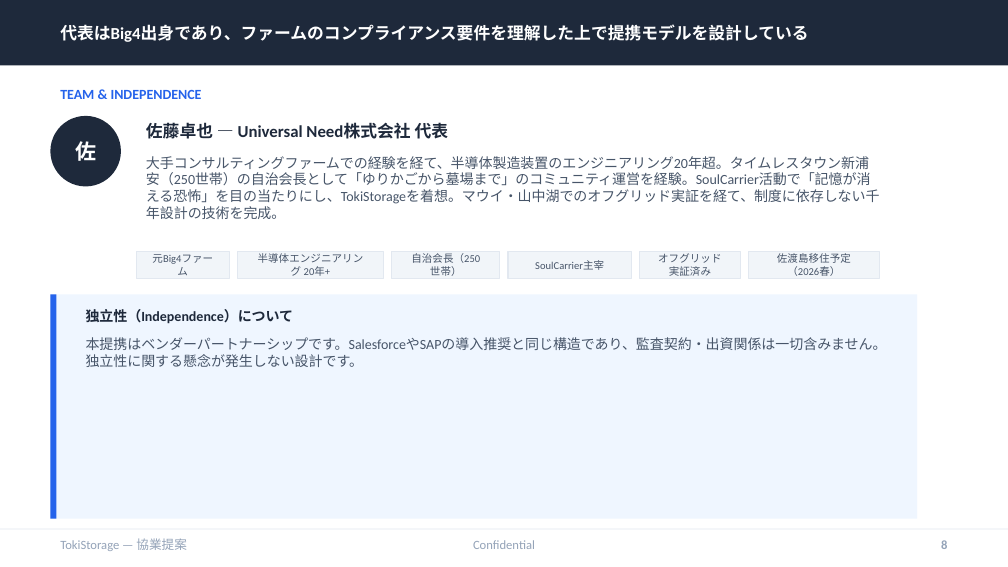
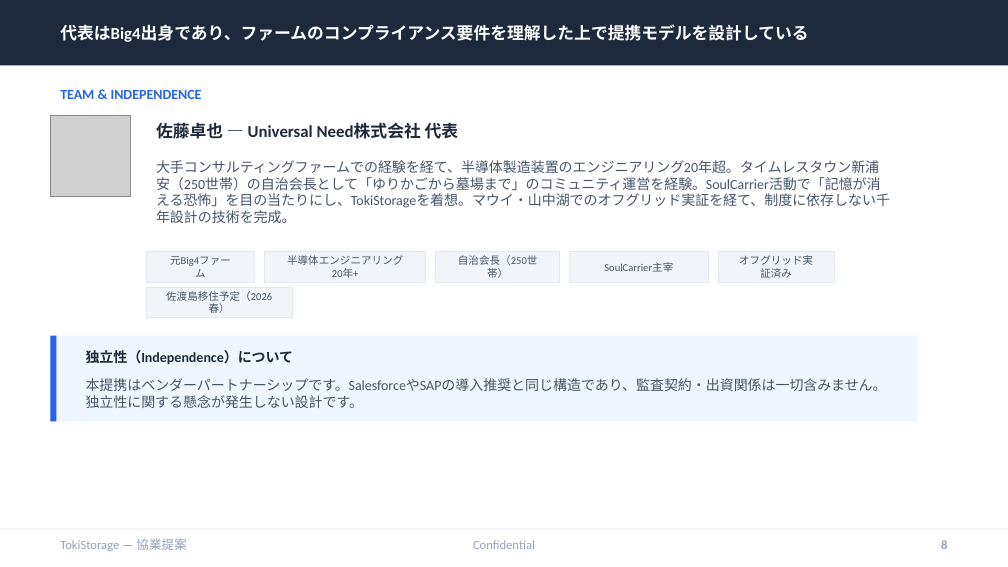
Before and after one commit to timeless-residents/pearlmemorial, a slide deck: slide 8 of toki/tokistorage-partnership-deck.pptx. Drawn at 1008x567 pixels with LibreOffice and Linux fonts; fonts in the diff are those of the drawing; grey boxes stand for pictures. Boxes give left, top, right and bottom in pixels: in the first picture for what was removed or moved away, otherwise in the second. Text is boxed around its words. In the diff, an @@ line names an element or a change of style, - is before the commit and + after.

```diff
--- a/toki/tokistorage-partnership-deck.pptx
+++ b/toki/tokistorage-partnership-deck.pptx
@@ ellipse removed at box(50, 116, 121, 186) @@
@@ picture added at box(50, 116, 131, 197) @@
@@ text "佐藤卓也 — Universal Need株式会社 代表": place and size @@
-text "佐藤卓也 — Universal Need株式会社 代表" at box(146, 122, 449, 139)
+text "佐藤卓也 — Universal Need株式会社 代表" at box(156, 122, 459, 139)
@@ text removed at box(75, 141, 96, 161) @@
-佐
@@ text "大手コンサルティングファームでの経験を経て、半導体製造装置のエンジニアリング20年超。タイムレスタウン新浦安（250世帯 ...": place and size @@
-text "大手コンサルティングファームでの経験を経て、半導体製造装置のエンジニアリング20年超。タイムレスタウン新浦安（250世帯 ..." at box(146, 156, 880, 219)
+text "大手コンサルティングファームでの経験を経て、半導体製造装置のエンジニアリング20年超。タイムレスタウン新浦安（250世帯 ..." at box(156, 160, 890, 223)
@@ rectangle: place and size @@
-rectangle at box(136, 252, 229, 278)
+rectangle at box(146, 252, 254, 282)
@@ text "元Big4ファーム": place and size @@
-text "元Big4ファーム" at box(152, 254, 213, 264)
+text "元Big4ファーム" at box(170, 256, 231, 266)
@@ rectangle: place and size @@
-rectangle at box(237, 252, 383, 278)
+rectangle at box(264, 252, 425, 282)
@@ text "半導体エンジニアリング 20年+" rewrapped from box(258, 253, 364, 276) to box(287, 255, 403, 278) @@
@@ rectangle removed at box(391, 252, 499, 278) @@
@@ rectangle: place and size @@
-rectangle at box(508, 252, 632, 278)
+rectangle at box(436, 252, 560, 282)
@@ text "自治会長（250世帯）" rewrapped from box(411, 253, 480, 263) to box(458, 255, 538, 265) @@
@@ rectangle: place and size @@
-rectangle at box(639, 252, 740, 278)
+rectangle at box(570, 252, 709, 282)
@@ text "SoulCarrier主宰": place and size @@
-text "SoulCarrier主宰" at box(535, 260, 604, 270)
+text "SoulCarrier主宰" at box(604, 262, 673, 272)
@@ rectangle: place and size @@
-rectangle at box(748, 252, 879, 278)
+rectangle at box(718, 252, 834, 282)
@@ text "オフグリッド実証済み" rewrapped from box(658, 253, 721, 276) to box(739, 255, 813, 278) @@
@@ rectangle added at box(146, 287, 292, 318), fill #F1F5F9, outline #E2E8F0 0.75 pt @@
@@ text "佐渡島移住予定（2026春）" rewrapped from box(777, 253, 851, 276) to box(166, 291, 272, 301) @@
@@ rectangle: place and size @@
-rectangle at box(50, 294, 917, 519)
+rectangle at box(50, 336, 917, 421)
@@ rectangle: place and size @@
-rectangle at box(50, 294, 56, 519)
+rectangle at box(50, 336, 56, 421)
@@ text "独立性（Independence）について": place and size @@
-text "独立性（Independence）について" at box(86, 309, 294, 324)
+text "独立性（Independence）について" at box(86, 350, 294, 365)
@@ text "本提携はベンダーパートナーシップです。SalesforceやSAPの導入推奨と同じ構造であり、監査契約・出資関係は一切含 ...": place and size @@
-text "本提携はベンダーパートナーシップです。SalesforceやSAPの導入推奨と同じ構造であり、監査契約・出資関係は一切含 ..." at box(86, 337, 887, 367)
+text "本提携はベンダーパートナーシップです。SalesforceやSAPの導入推奨と同じ構造であり、監査契約・出資関係は一切含 ..." at box(86, 378, 887, 408)
```
Also in this commit, not shown: 1 other slide changed, 2 slides added, 1 slide removed, 4 other files.
